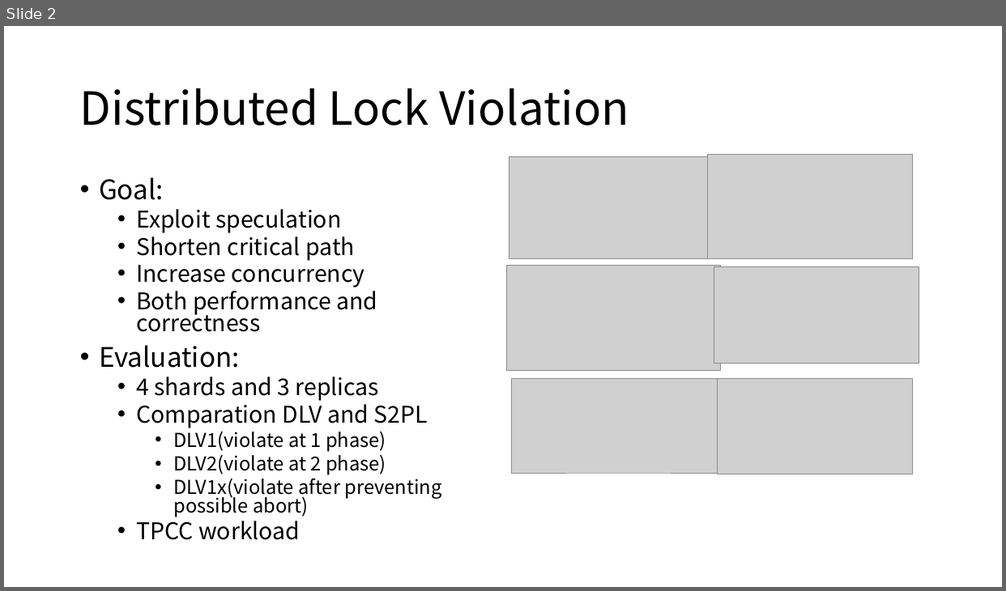
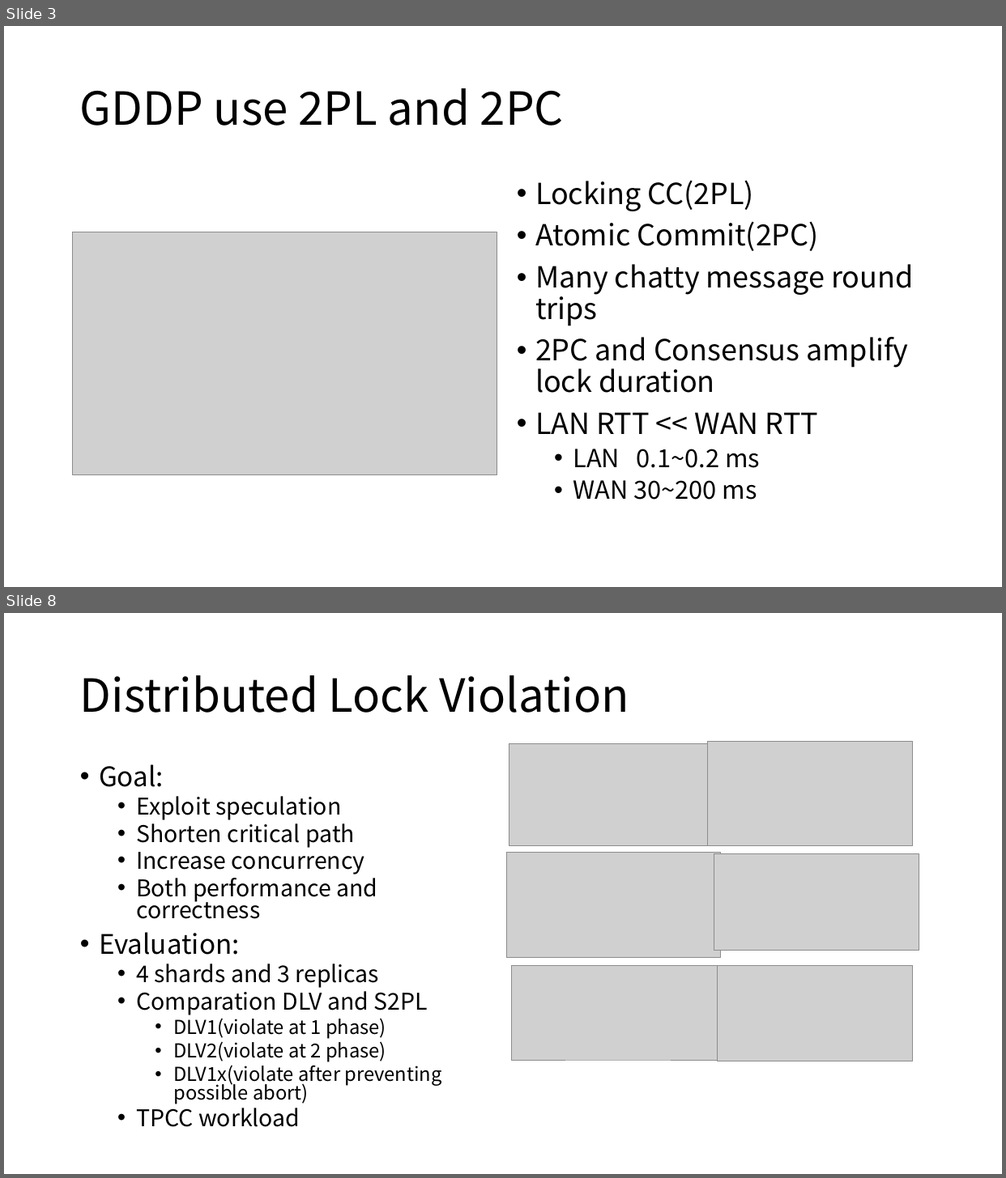
Before and after one commit to ybbh/dlv, a slide deck: figure/DLV.pptx. Shown one above the other, each under a label of ours: slide 2 before the commit, slides 3 and 8 after it; the slides between them are not shown. The pictures are 1006x591 and 1006x1178 pixels, drawn with LibreOffice and Linux fonts; fonts in the diff are those of the drawing; grey boxes stand for pictures. Boxes give left, top, right and bottom in pixels: in the first picture for what was removed or moved away, otherwise in the second. Text is boxed around its words. In the diff, an @@ line names an element or a change of style, - is before the commit and + after.

```diff
--- a/figure/DLV.pptx
+++ b/figure/DLV.pptx
@@ slide 3 added at (4, 26, 1002, 587), background #FFFFFF @@
@@ title added at (80, 88, 564, 126), 44 pt, text #000000 @@
+GDDP use 2PL and 2PC
@@ text added at (535, 180, 913, 500), 28 pt, text #000000 @@
+• Locking CC(2PL)
+• Atomic Commit(2PC)
+• Many chatty message round trips
+• 2PC and Consensus amplify lock duration
+• LAN RTT << WAN RTT
+  • LAN 0.1~0.2 ms
+  • WAN 30~200 ms
@@ picture added at (73, 232, 497, 476) @@
@@ what was slide 2 is now slide 8 @@
```
Also in this commit, not shown: 9 other slides added, 1 slide removed, 2 other files.
